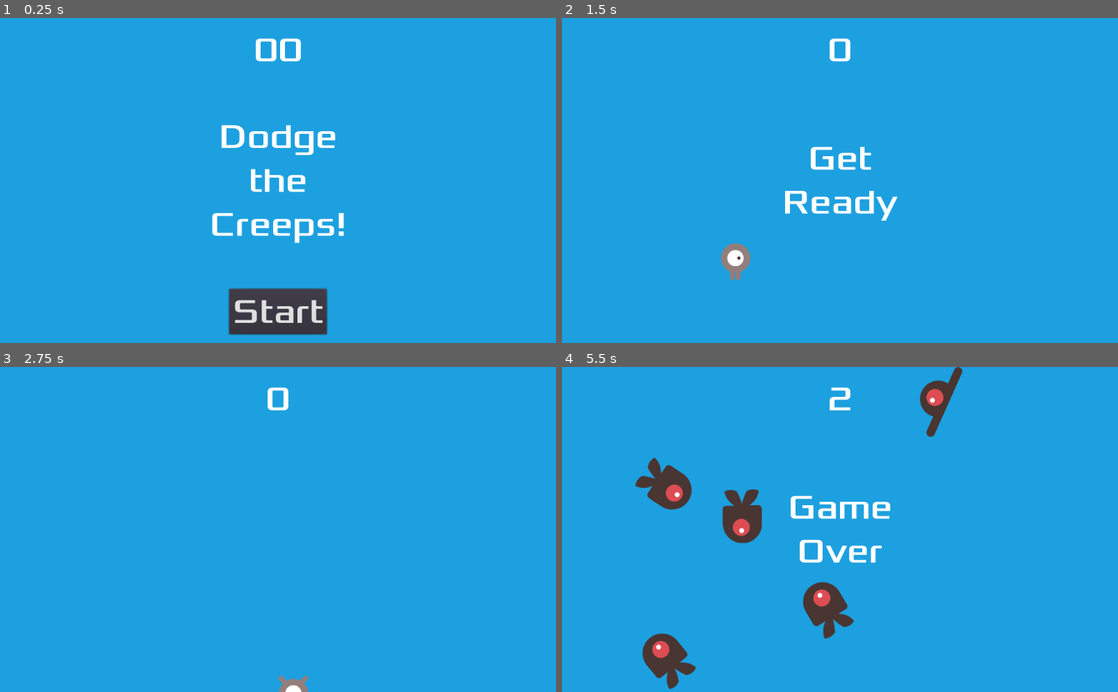
Above: before the commit, frames 1-4 (two rows, left to right).
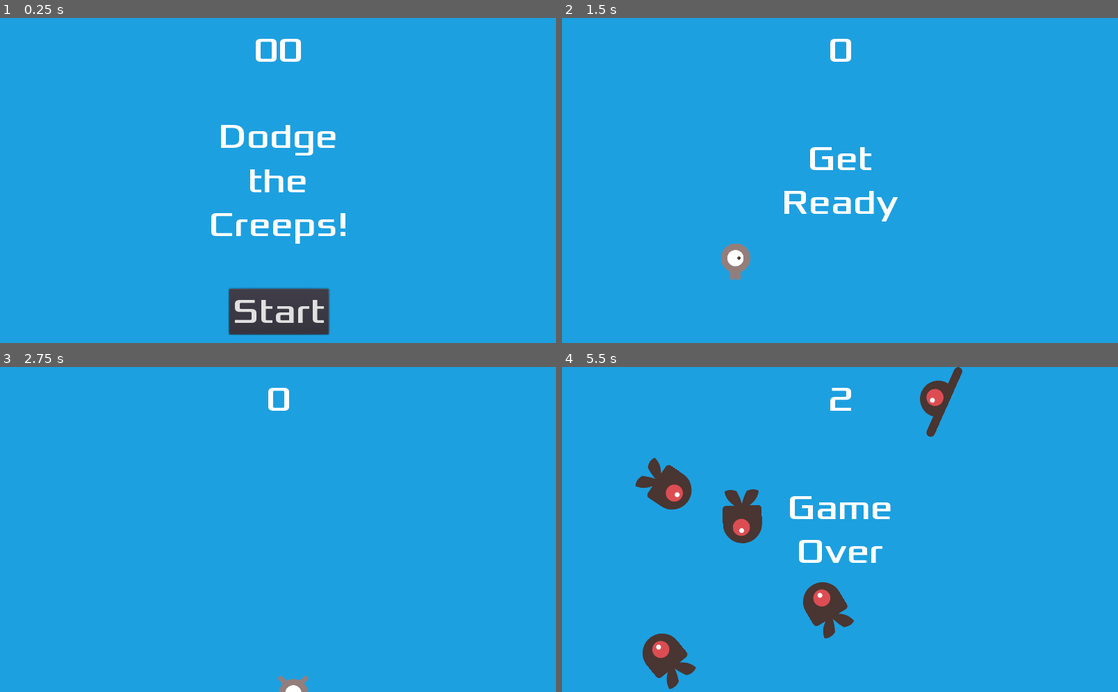
Above: after the commit, the same moments.

Repository: peter201943/dodge-the-creeps
Game: Godot game, scene res://scene/Main.tscn
Same seed, same stepped clock (60 frames per second), same inputs: the game is played once before the commit and once after it.
Inputs:
- Up to frame 1 (0.25 s): no input
- Up to frame 2 (1.5 s): click "Start" at 0.5 s; tap Enter at 1.25 s; hold Right (ui_right) from 1.28 s (still down)
- Up to frame 3 (2.75 s): release Right (ui_right) at 2.03 s; hold Down (ui_down) from 2.03 s (still down)
- Up to frame 4 (5.5 s): release Down (ui_down) at 2.78 s; hold Right (ui_right) 2.78-3.53 s; hold Up (ui_up) 3.53-4.28 s; hold Left (ui_left) from 4.28 s (still down)

The runs differ from the first frame. In frame 1, 1.1% of the frame differs, in the area x 38-63%, y 6-98%; in frame 2, 0.5%; in frame 3, less than 0.1%; in frame 4, 0.6%.

Commit message:
Now Adding Touch Controls

Diff:
--- a/project.godot
+++ b/project.godot
@@ -24,6 +24,17 @@
 run/main_scene="res://scene/Main.tscn"
 config/icon="res://misc/icon.png"
 
+[display]
+
+window/size/fullscreen=true
+window/handheld/orientation="portrait"
+window/stretch/mode="2d"
+window/stretch/aspect="keep"
+
+[input_devices]
+
+pointing/emulate_touch_from_mouse=true
+
 [rendering]
 
 environment/default_environment="res://misc/default_env.tres"
